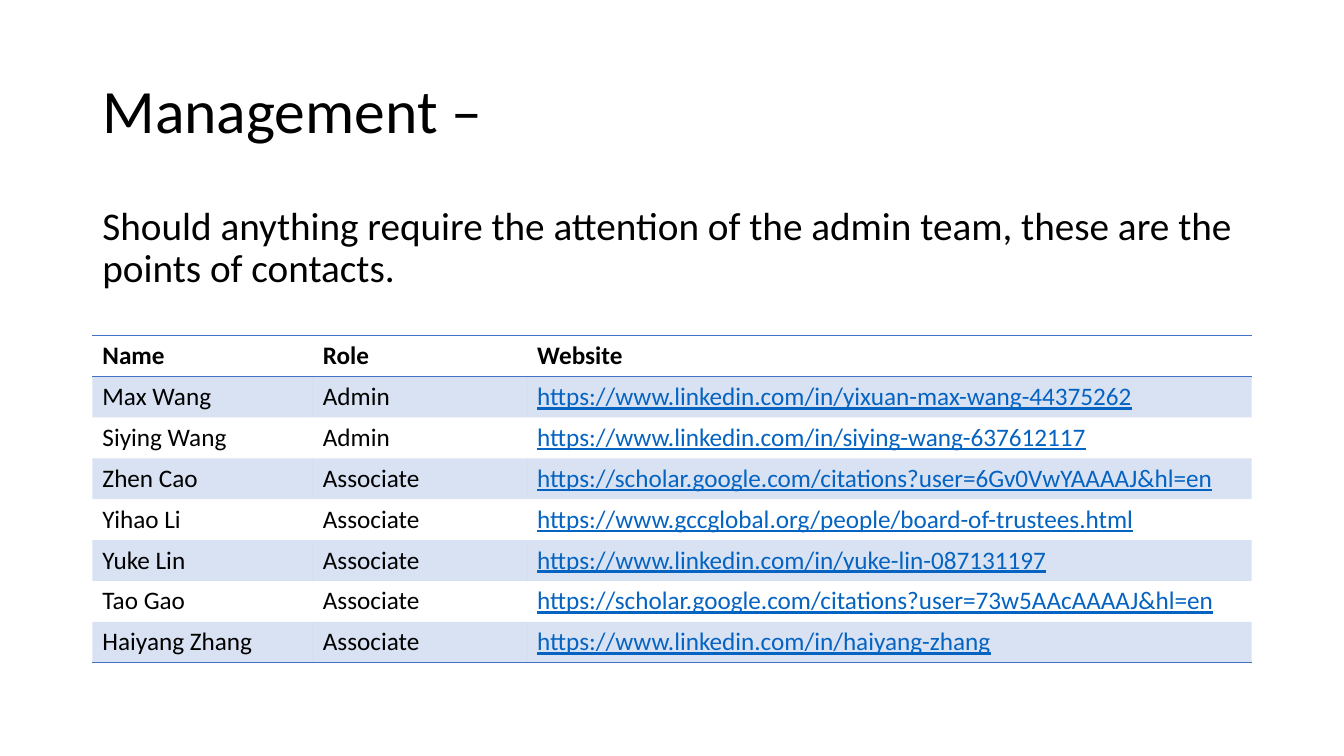
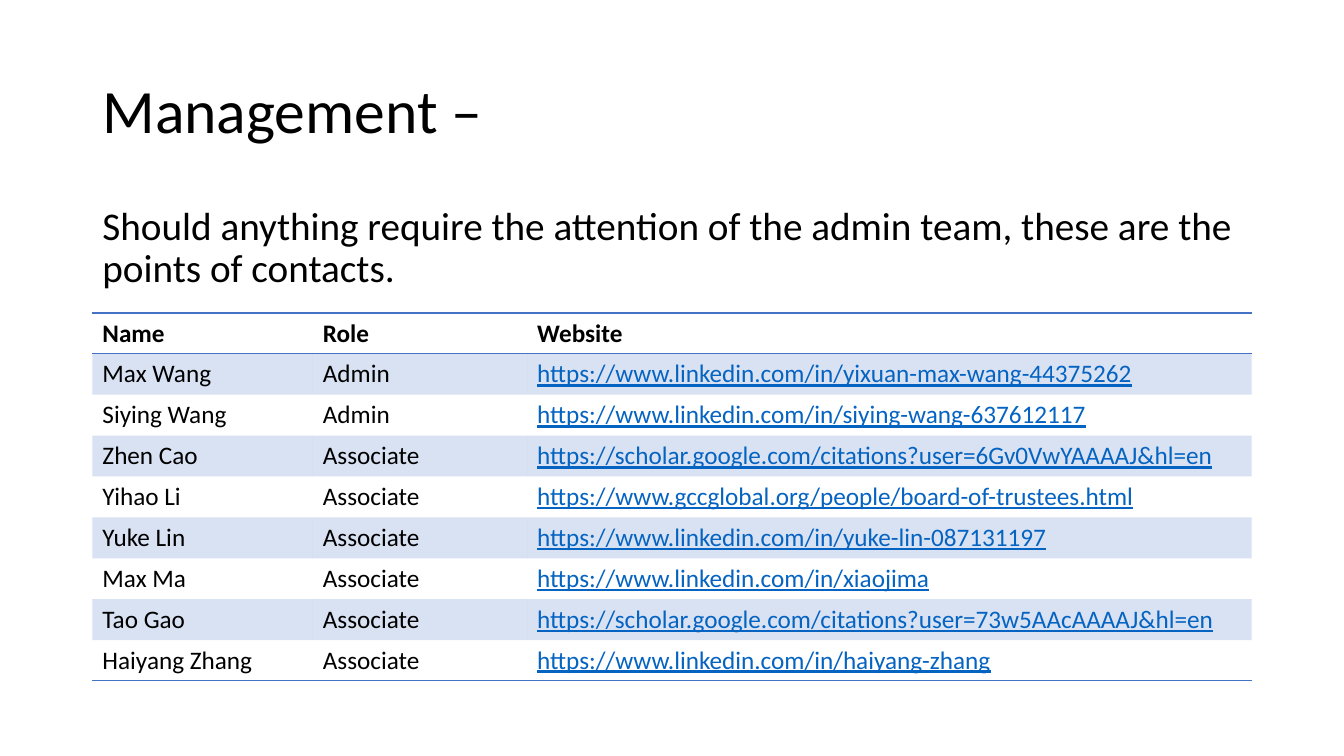
Before and after one commit to maxwine/ALL_wechat, a slide deck: slide 5 of ppt_intro.pptx. Drawn at 1344x756 pixels with LibreOffice and Linux fonts; fonts in the diff are those of the drawing. Boxes give left, top, right and bottom in pixels: in the first picture for what was removed or moved away, otherwise in the second. Text is boxed around its words. In the diff, an @@ line names an element or a change of style, - is before the commit and + after.

```diff
--- a/ppt_intro.pptx
+++ b/ppt_intro.pptx
@@ table at <box>93,314,1253,682</box> @@
+row 7: Max Ma | Associate | https://www.linkedin.com/in/xiaojima
@@ table: place and size @@
-table at <box>93,336,1253,662</box>
+table at <box>93,314,1253,682</box>
```
Also in this commit, not shown: 1 other file.
